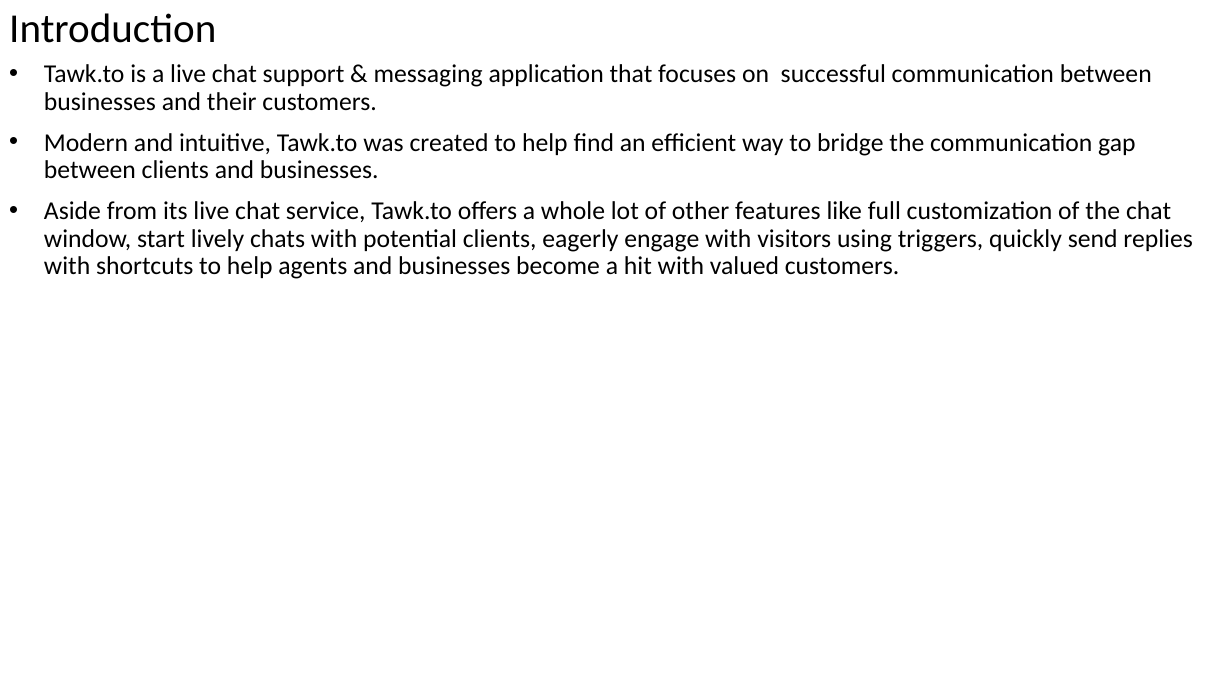
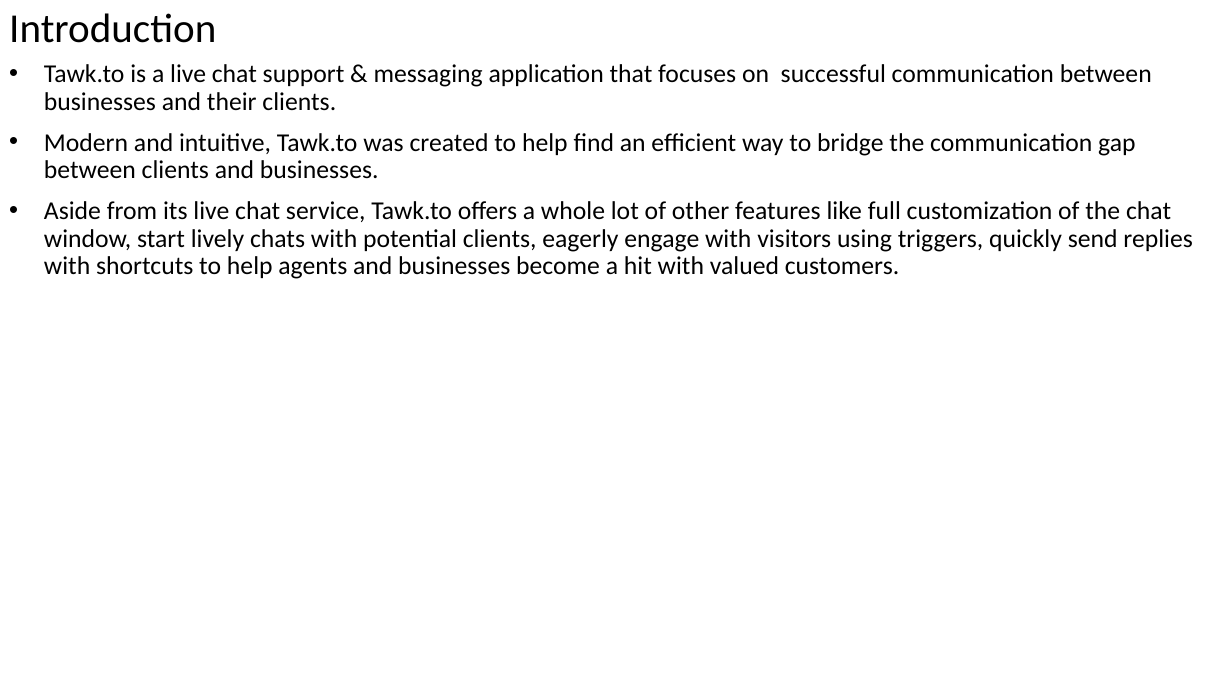
Before and after one commit to peterchege/platform, a slide deck: slide 1 of Tawt to documentation report.pptx. Drawn at 1232x693 pixels with LibreOffice and Linux fonts; fonts in the diff are those of the drawing. Boxes give left, top, right and bottom in pixels: in the first picture for what was removed or moved away, otherwise in the second. Text is boxed around its words. In the diff, an @@ line names an element or a change of style, - is before the commit and + after.

```diff
--- a/Tawt to documentation report.pptx
+++ b/Tawt to documentation report.pptx
@@ subtitle at box(44, 64, 1152, 111): text changed @@
-• Tawk.to is a live chat support & messaging application that focuses on successful communication between businesses and their customers.
+• Tawk.to is a live chat support & messaging application that focuses on successful communication between businesses and their clients.
```
Also in this commit, not shown: 1 other slide changed.
